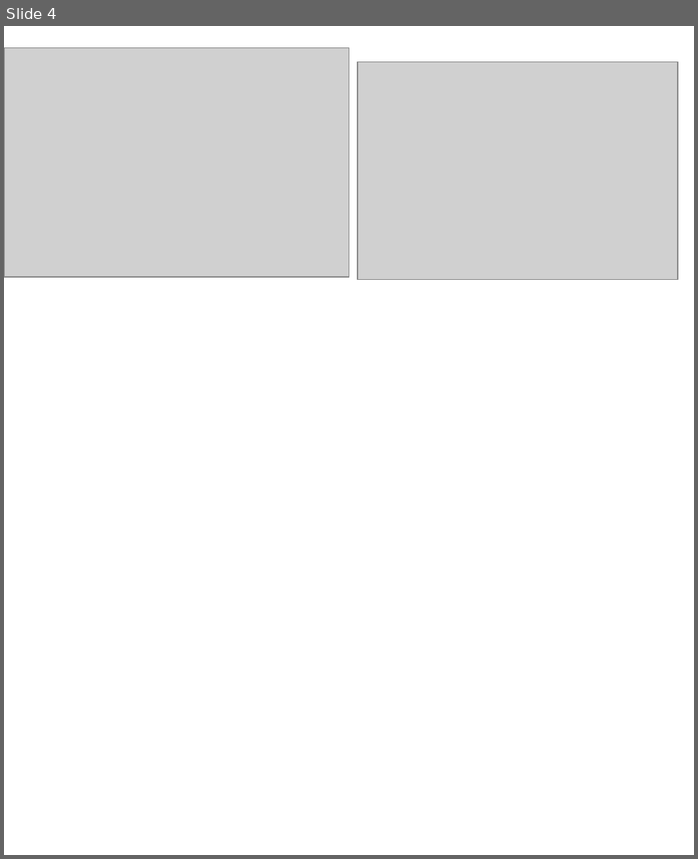
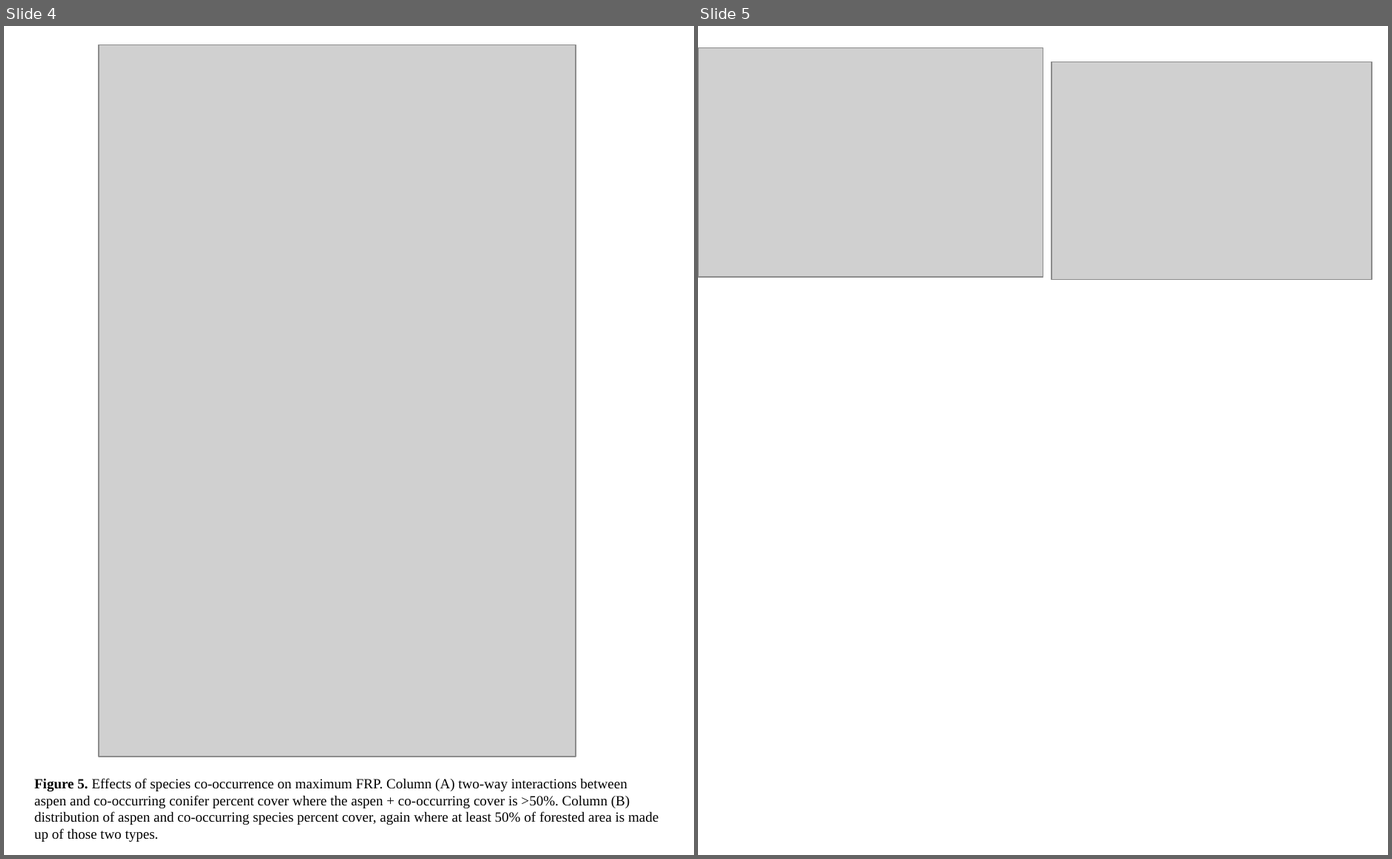
Before and after one commit to natshoff/aspen-fire-fork, a slide deck: Aim2/figures/figure_arrangement.pptx. Shown side by side, each under a label of ours: slide 4 before the commit, slides 4 and 5 after it. The pictures are 698x859 and 1392x859 pixels, drawn with LibreOffice and Linux fonts; fonts in the diff are those of the drawing; grey boxes stand for pictures. Boxes give left, top, right and bottom in pixels: in the first picture for what was removed or moved away, otherwise in the second. Text is boxed around its words. In the diff, an @@ line names an element or a change of style, - is before the commit and + after.

Commit message:
Updates to figures, model for co-occurrence

```diff
--- a/Aim2/figures/figure_arrangement.pptx
+++ b/Aim2/figures/figure_arrangement.pptx
@@ slide 4 added at <box>4,26,694,855</box>, background #FFFFFF @@
@@ picture added at <box>99,44,576,756</box> @@
@@ text added at <box>34,778,659,841</box>, 11 pt, text #000000 @@
+Figure 5. Effects of species co-occurrence on maximum FRP. Column (A) two-way interactions between aspen and co-occurring conifer percent cover where the aspen + co-occurring cover is >50%. Column (B) distribution of aspen and co-occurring species percent cover, again where at least 50% of forested area is made up of those two types.
@@ what was slide 4 is now slide 5 @@
```
Also in this commit, not shown: 1 slide changed, 2 other slides added, 2 slides removed, 23 other files.
